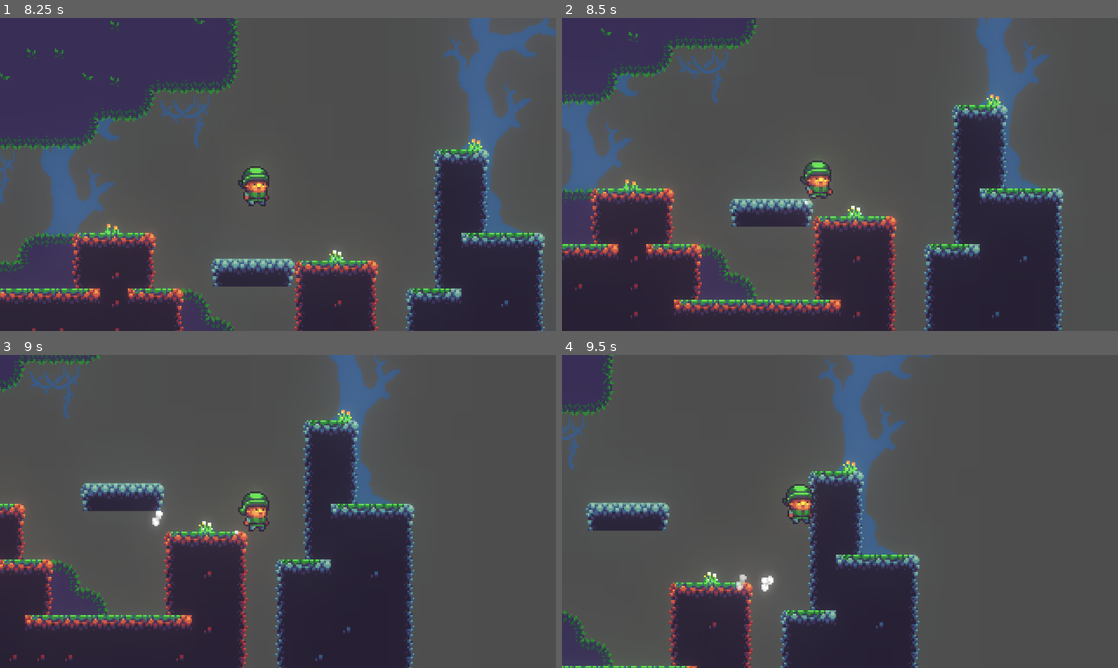
Above: before the commit, frames 1-4 (two rows, left to right).
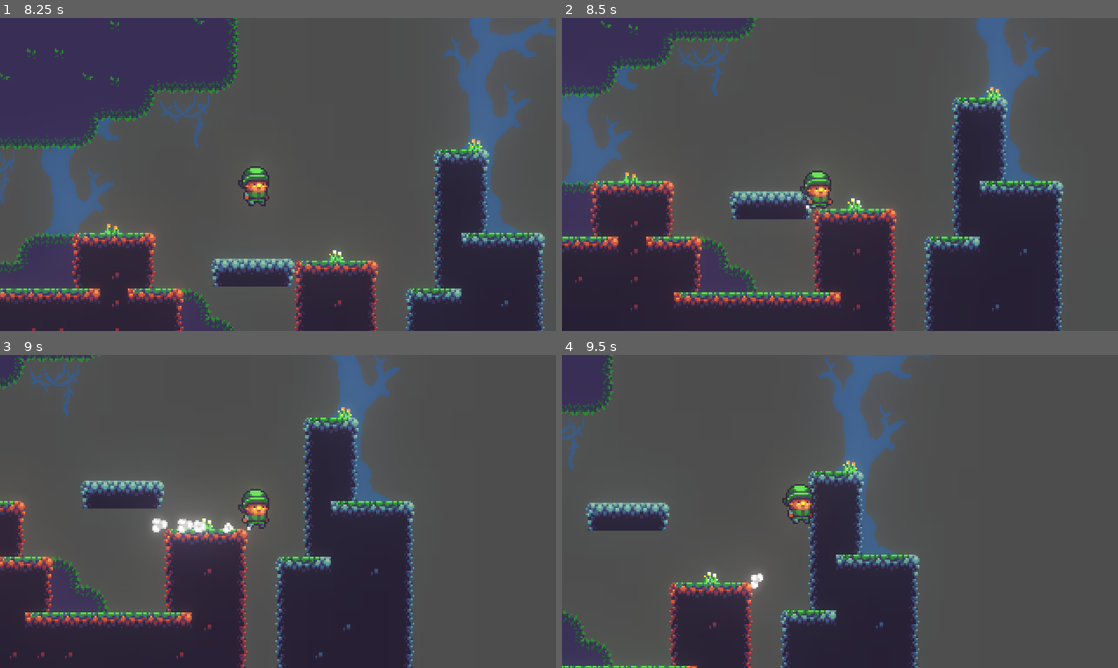
Above: after the commit, the same moments.

Repository: lethiandev/gd-christmas-morning
Game: Godot game, scene res://stages/sandbox/sandbox_stage.tscn
The game is run twice, just before and just after one commit, with the same random seed, the same clock (stepped at 60 frames per second) and the same inputs.
Inputs:
- Up to frame 1 (8.25 s): hold D (move_right) 0.53-2.03 s; tap W (jump) at 0.77, 1.52, 3.02, 3.77, 4.52, 6.02, 6.77, 7.52 s; hold A (move_left) 2.03-2.78 s; hold D (move_right) 2.78-4.28 s; hold A (move_left) 4.28-5.03 s; hold D (move_right) 5.03-5.78 s; hold A (move_left) 5.78-7.28 s; hold D (move_right) from 7.28 s (still down)
- Up to frame 2 (8.5 s): keep holding D (move_right)
- Up to frame 3 (9 s): keep holding D (move_right)
- Up to frame 4 (9.5 s): keep holding D (move_right); tap W (jump) at 9.02 s

Frame 1 is identical in both runs. In frame 2, 15% of the frame differs, in the area x 0-91%, y 0-100%; in frame 3, 9.2%; in frame 4, 0.2%.

Commit message:
Add collision layers

Diff:
--- a/src/player/player.tscn
+++ b/src/player/player.tscn
@@ -8,6 +8,8 @@
 extents = Vector2( 5, 10 )
 
 [node name="Player" type="KinematicBody2D"]
+collision_layer = 2
+collision_mask = 2
 script = ExtResource( 2 )
 
 [node name="CollisionShape2D" type="CollisionShape2D" parent="."]
--- a/src/stages/sandbox/sandbox_stage.tscn
+++ b/src/stages/sandbox/sandbox_stage.tscn
@@ -64,6 +64,8 @@
 [node name="TileMap" type="TileMap" parent="."]
 tile_set = ExtResource( 1 )
 cell_size = Vector2( 16, 16 )
+collision_layer = 3
+collision_mask = 3
 format = 1
 tile_data = PoolIntArray( -851966, 2, 2, -851965, 2, 3, -851964, 2, 3, -851963, 2, 3, -851962, 2, 4, -720899, 2, 2, -72 …(10446 unchanged characters)…
 
